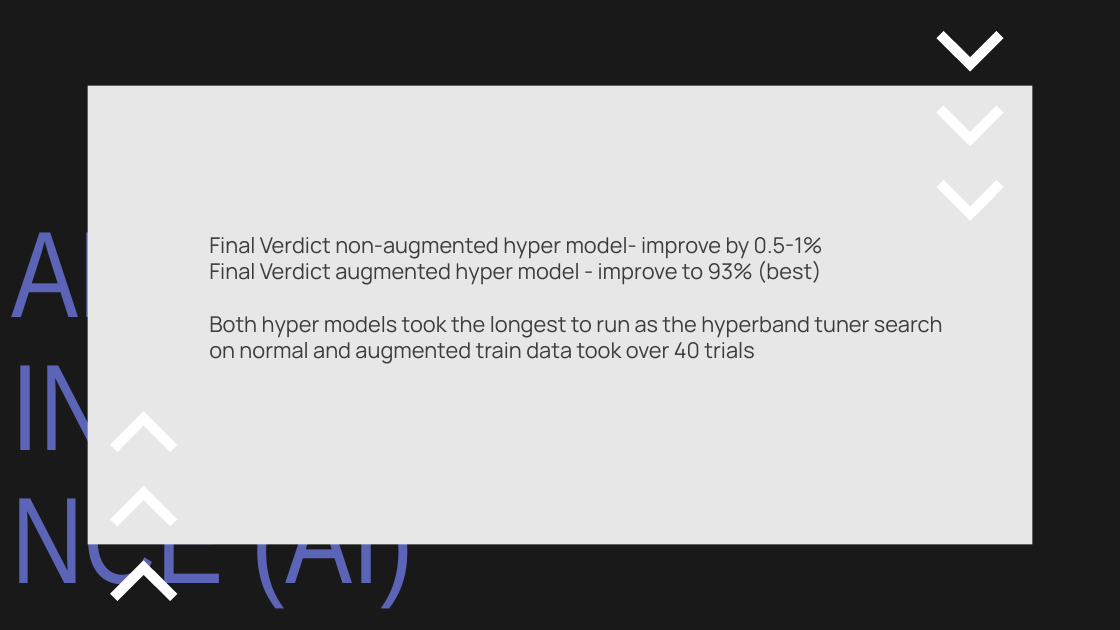
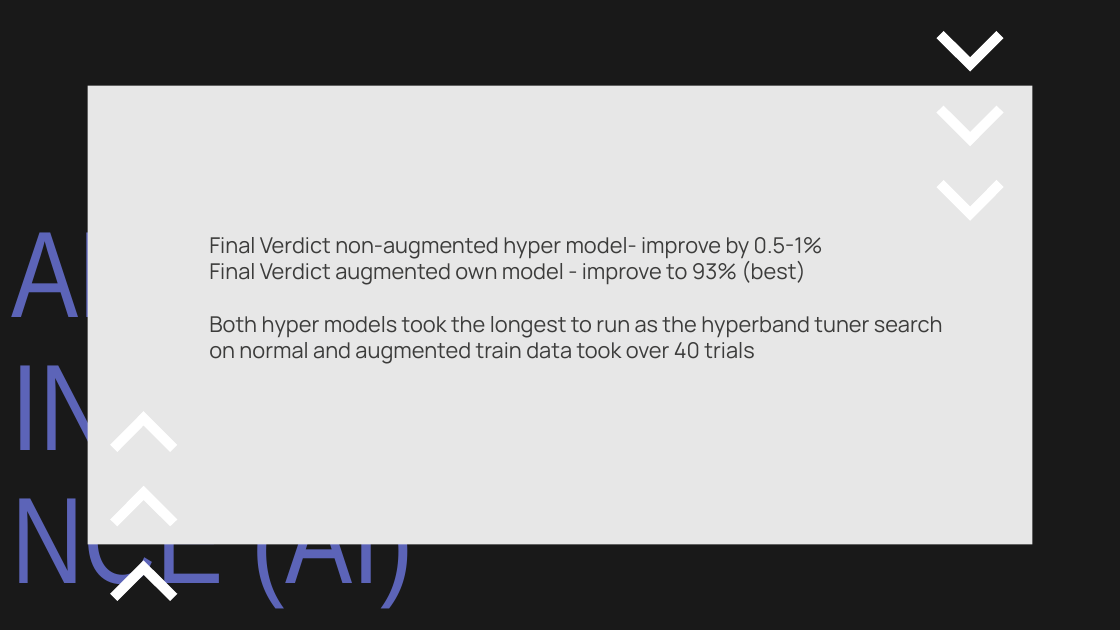
Before and after one commit to Amirrahman19/DeepLearning, a slide deck: slide 19 of CA1/PartA/Fashion Mnsit .pptx. Drawn at 1120x630 pixels with LibreOffice and Linux fonts; fonts in the diff are those of the drawing. Boxes give left, top, right and bottom in pixels: in the first picture for what was removed or moved away, otherwise in the second. Text is boxed around its words. In the diff, an @@ line names an element or a change of style, - is before the commit and + after.

```diff
--- a/CA1/PartA/Fashion Mnsit .pptx
+++ b/CA1/PartA/Fashion Mnsit .pptx
@@ subtitle at (209,261,805,285): text changed @@
-Final Verdict augmented hyper model - improve to 93% (best)
+Final Verdict augmented own model - improve to 93% (best)
```
Also in this commit, not shown: 5 other slides changed, 2 other files.
